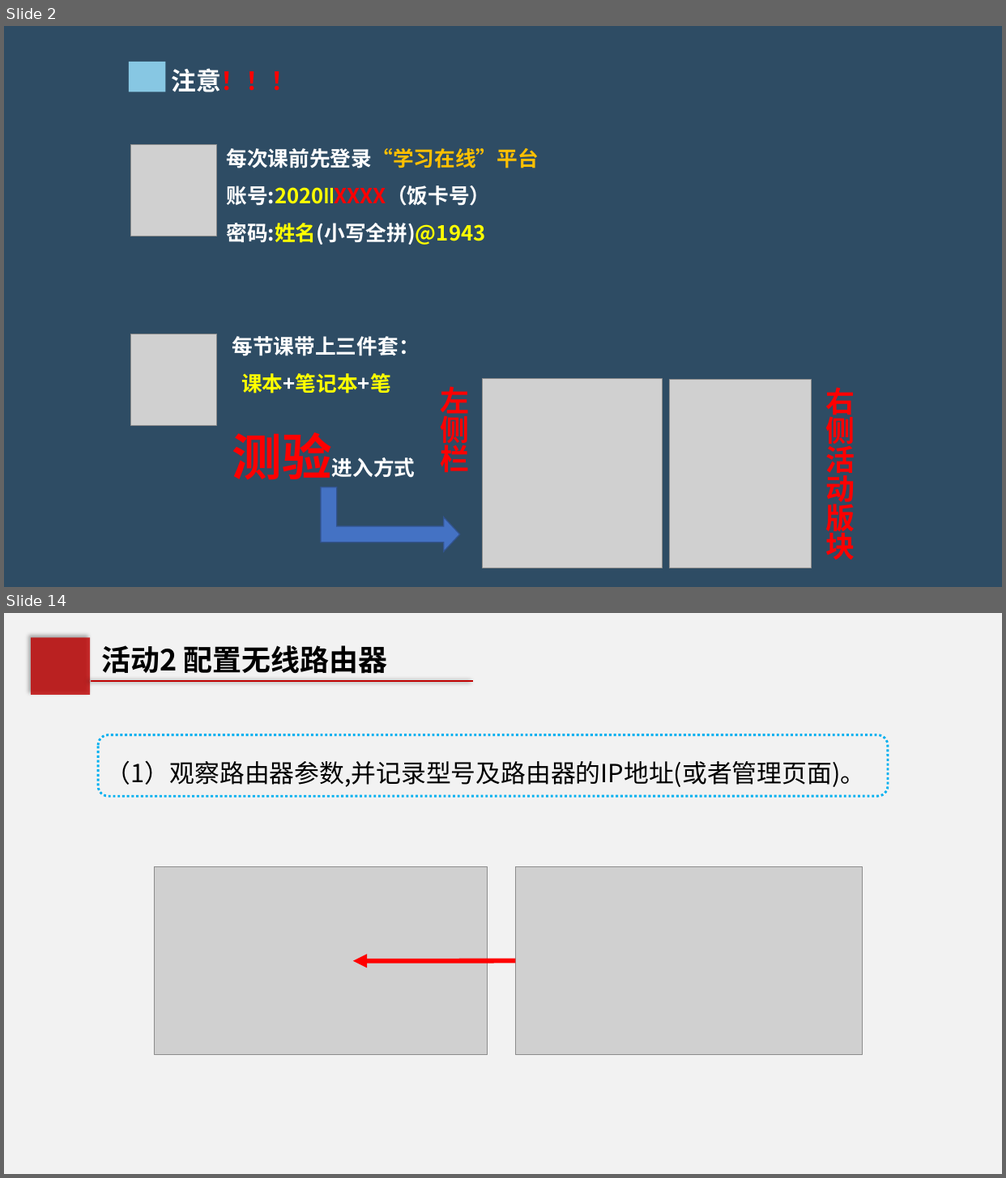
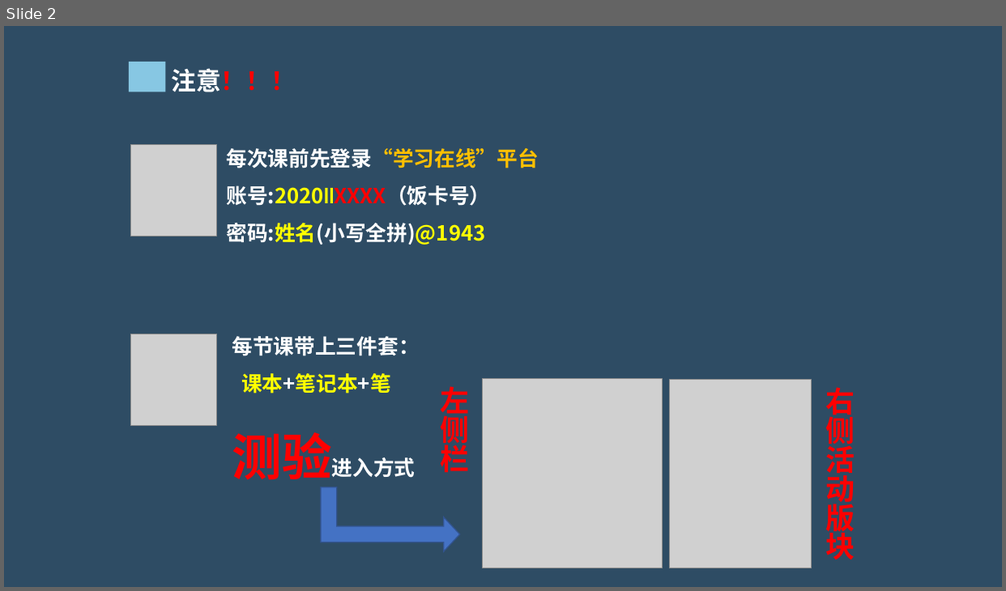
Before and after one commit to hongm32/2020design, a slide deck: 【第29课】无线局域网的组建/【第29课】无线局域网的组建.pptx. Shown one above the other, each under a label of ours: slides 2 and 14 before the commit, slide 2 after it; the slides between them are not shown. The pictures are 1006x1178 and 1006x591 pixels, drawn with LibreOffice and Linux fonts; fonts in the diff are those of the drawing; grey boxes stand for pictures. Boxes give left, top, right and bottom in pixels: in the first picture for what was removed or moved away, otherwise in the second. Text is boxed around its words. In the diff, an @@ line names an element or a change of style, - is before the commit and + after.

```diff
--- a/【第29课】无线局域网的组建/【第29课】无线局域网的组建.pptx
+++ b/【第29课】无线局域网的组建/【第29课】无线局域网的组建.pptx
@@ slide 14 removed at (4,613,1002,1174), background #F2F2F2 @@
@@ rectangle removed at (31,637,90,695) @@
@@ text removed at (102,645,387,674) @@
-活动2 配置无线路由器
@@ line removed from (91, 681) to (473, 681) @@
@@ rounded rectangle removed at (98,735,889,796) @@
-（1）观察路由器参数,并记录型号及路由器的IP地址(或者管理页面)。
@@ picture removed at (155,867,488,1054) @@
@@ picture removed at (515,867,862,1054) @@
@@ arrow removed from (515, 961) to (353, 961) @@
```
Also in this commit, not shown: 3 slides changed, 17 slides added, 14 other slides removed, 10 other files.
